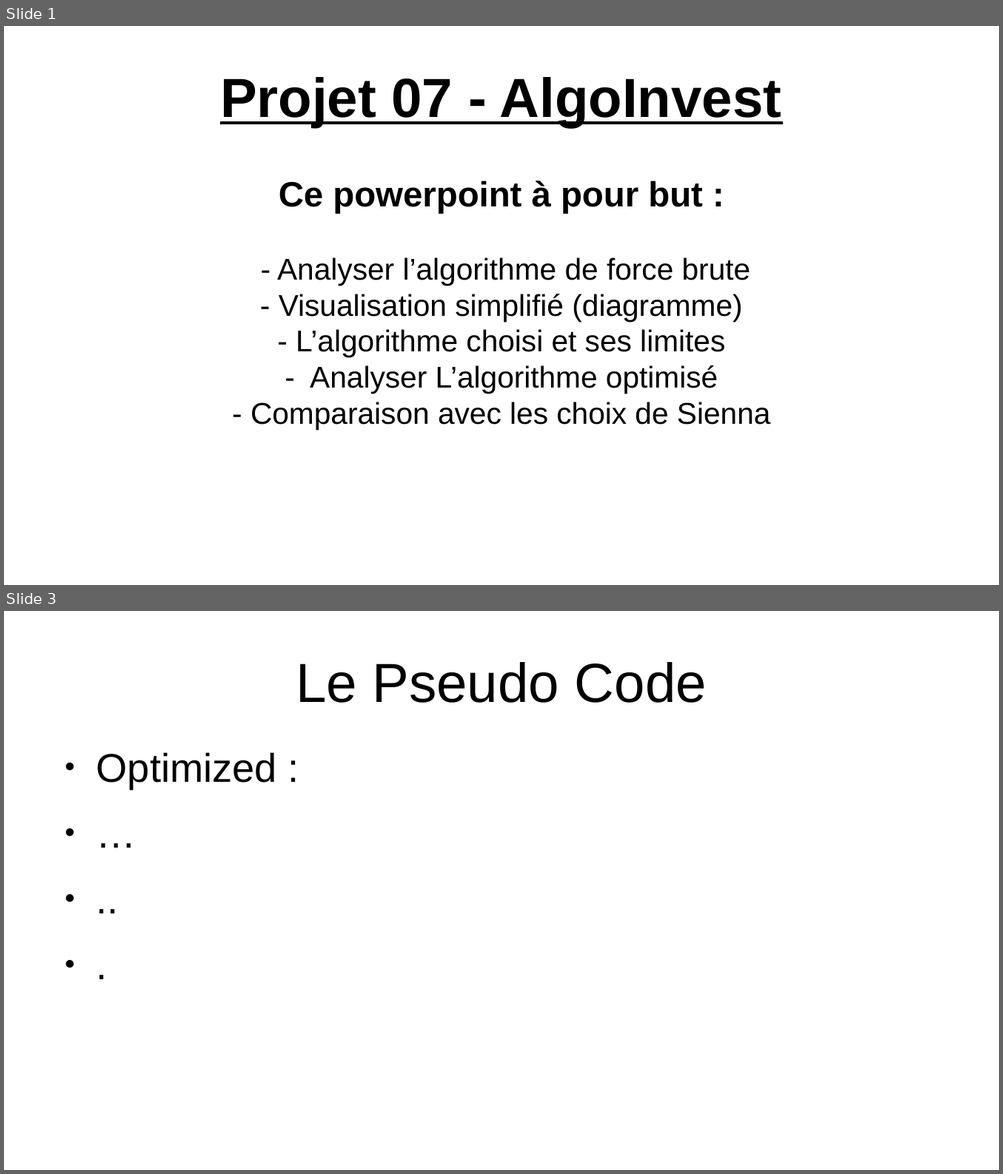
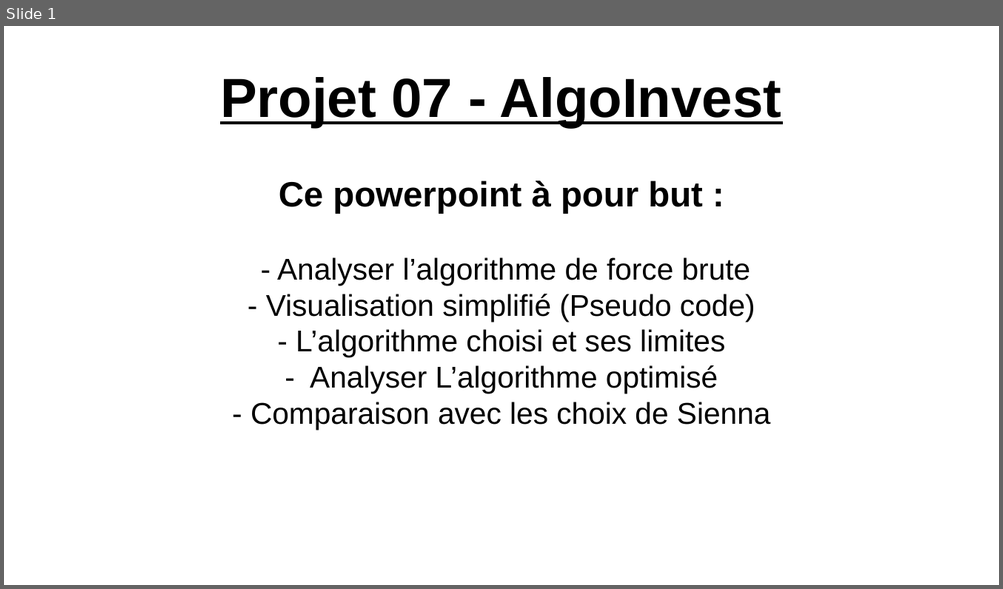
Before and after one commit to maximesoydas/maxshares, a slide deck: presentation.odp. Shown one above the other, each under a label of ours: slides 1 and 3 before the commit, slide 1 after it; the slides between them are not shown. The pictures are 1003x1174 and 1003x589 pixels, drawn with LibreOffice and Linux fonts; fonts in the diff are those of the drawing. Boxes give left, top, right and bottom in pixels: in the first picture for what was removed or moved away, otherwise in the second. Text is boxed around its words. In the diff, an @@ line names an element or a change of style, - is before the commit and + after.

```diff
--- a/presentation.odp
+++ b/presentation.odp
@@ slide 3 removed at [4,611,999,1170], background #FFFFFF @@
@@ title removed at [296,662,706,703] @@
-Le Pseudo Code
@@ text removed at [96,752,277,789] @@
-● Optimized :
-● …
-● ..
-● .
@@ slide 1 changed as well @@
@@ subtitle at [266,294,755,321]: text changed @@
-- Visualisation simplifié (diagramme)
+- Visualisation simplifié (Pseudo code)
```
Also in this commit, not shown: 1 other slide changed, 7 slides added, 3 other slides removed, 5 other files.
